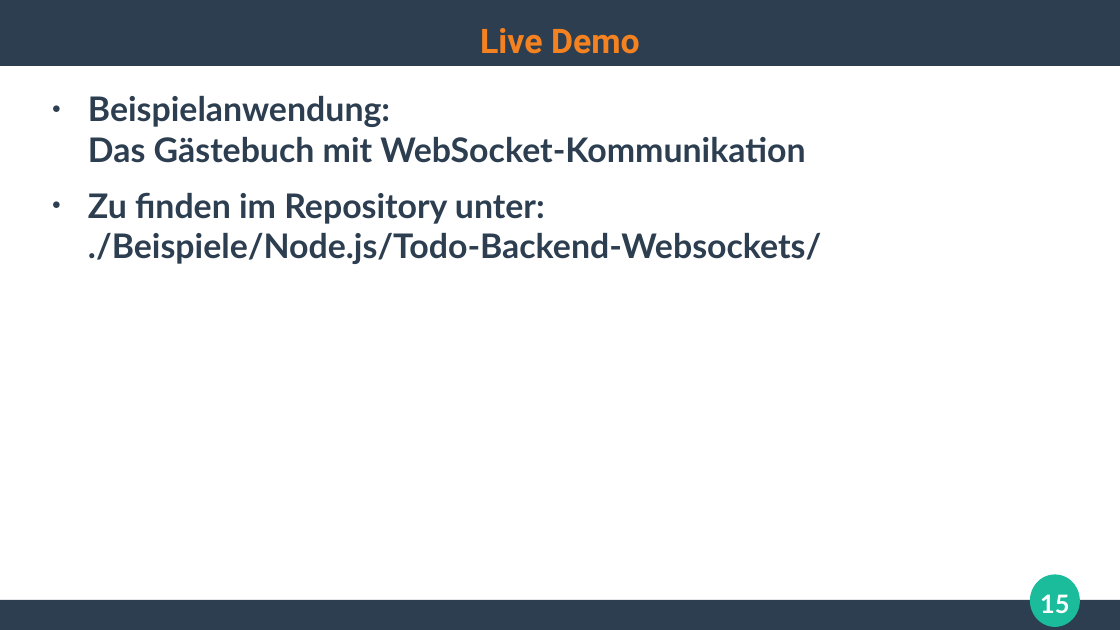
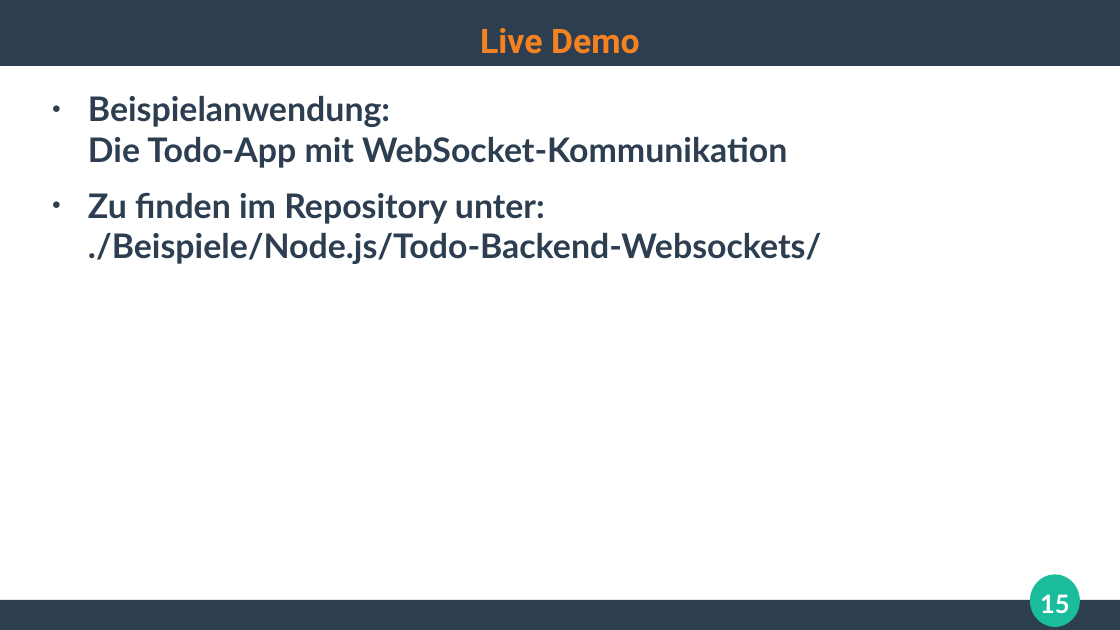
Before and after one commit to ghandmann/HS-AlbSig-WebAnwendungen2, a slide deck: slide 15 of Kapitel/08_WebSockets.odp. Drawn at 1120x630 pixels with LibreOffice and Linux fonts; fonts in the diff are those of the drawing. Boxes give left, top, right and bottom in pixels: in the first picture for what was removed or moved away, otherwise in the second. Text is boxed around its words. In the diff, an @@ line names an element or a change of style, - is before the commit and + after.

```diff
--- a/Kapitel/08_WebSockets.odp
+++ b/Kapitel/08_WebSockets.odp
@@ text at (88, 96, 787, 168): text changed @@
-● Beispielanwendung:
-  Das Gästebuch mit WebSocket-Kommunikation
+● Beispielanwendung:
+  Die Todo-App mit WebSocket-Kommunikation
```
Also in this commit, not shown: 1 other slide changed.
